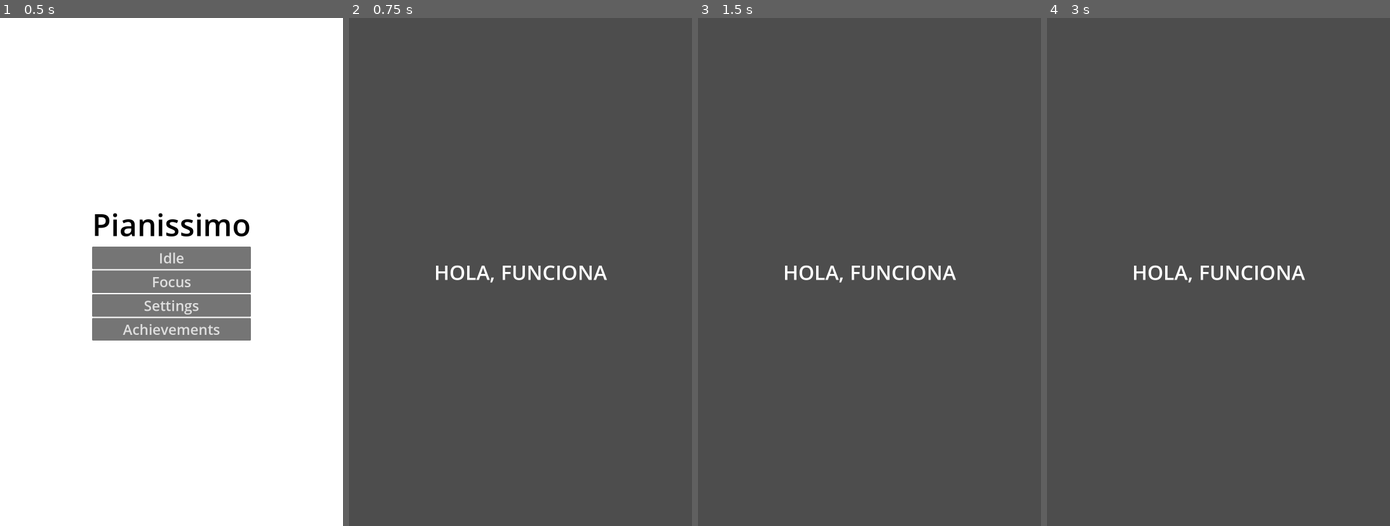
Above: before the commit, frames 1-4 (left to right).
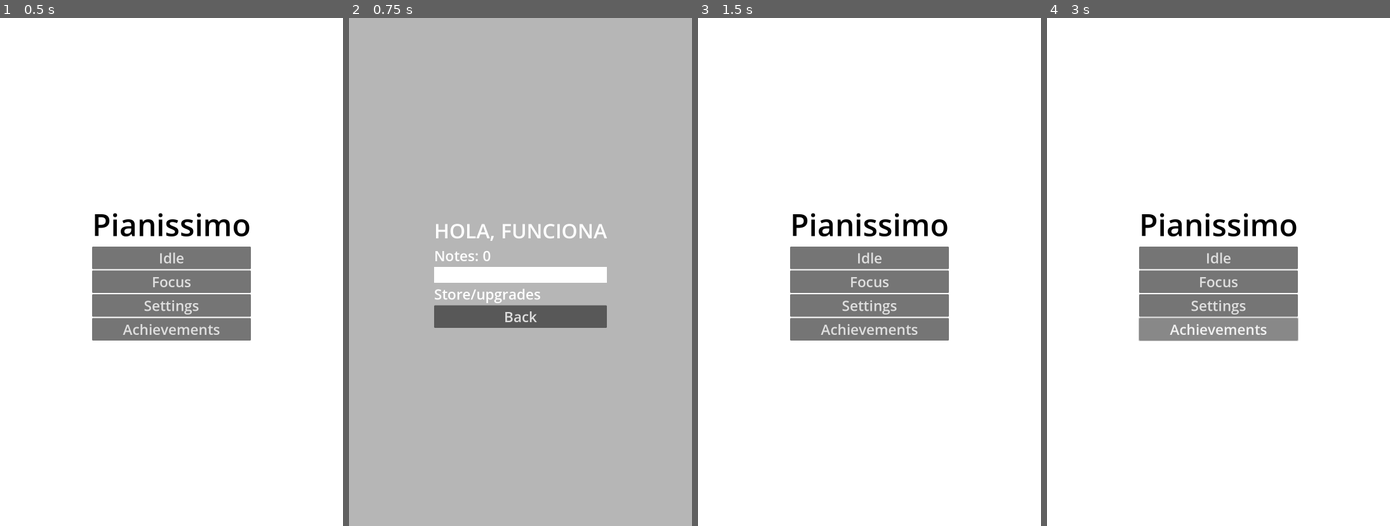
Above: after the commit, the same moments.

Repository: solsolet/MemoriaTFM
Game: Godot game, scene res://scenes/home/home.tscn
Two runs of this game, one before a commit and one after it. Both use one fixed random seed, a clock stepped at 60 frames per second and the inputs below.
Inputs (mouse positions are in pixels of both pictures, inside the frame that each line leads up to):
- Up to frame 1 (0.5 s): no input
- Up to frame 2 (0.75 s): click "Idle" at 0.5 s
- Up to frame 3 (1.5 s): click (869, 317) at 1.25 s, where only the run after the commit has a clickable "Back"
- Up to frame 4 (3 s): click (1218, 282) at 2 s, where only the run after the commit has a clickable "Focus"; click (1218, 327) at 2.75 s, where only the run after the commit has a clickable "Achievements"

Frame 1 is identical in both runs. In frame 2, 98% of the frame differs, in the area x 0-100%, y 0-100%; in frame 3, 100%; in frame 4, 100%.

Commit message:
feat: pantalla game back button

Diff:
--- a/pianissimo/assets/i18n/translations.csv
+++ b/pianissimo/assets/i18n/translations.csv
@@ -7,7 +7,8 @@
 HOME_CREDITS,Crèdits,Créditos,Credits
 INSTRUCTIONS_TITLE,"Com jugar","Cómo jugar","How to play"
 CREDITS_BODY,"[b]Fet per Gemma Sellés Lloret[/b]\n \nAlguns SFX son de Freesound sota la Llicència CC0\nAgraïments espe …(244 unchanged characters)…
-CREDITS_BUTTON,Enrere,Atrás,Back
+BACK_BUTTON,Enrere,Atrás,Back
+GAME_NOTES,Notes,Notas,Notes
 PAUSE_LABEL,Pausa,Pausa,Pause
 PAUSE_RESUME,Resume,Continua,Continua
 PAUSE_HOME,Inici,Inicio,Home
--- /dev/null
+++ b/pianissimo/scenes/game/game.gd
@@ -0,0 +1,9 @@
+extends Control
+
+@onready var notes_label: Label = $VBoxContainer/NotesLabel
+
+func _ready() -> void:
+	notes_label.text = "Notes: 0"
+
+func _on_back_button_pressed() -> void:
+	get_tree().change_scene_to_file("res://scenes/home/home.tscn")
--- a/pianissimo/scenes/game/game.tscn
+++ b/pianissimo/scenes/game/game.tscn
@@ -1,22 +1,66 @@
-[gd_scene format=3 uid="uid://cn6a42umr04wt"]
+[gd_scene load_steps=2 format=3 uid="uid://cn6a42umr04wt"]
 
-[node name="Node2D" type="Node2D"]
+[ext_resource type="Script" uid="uid://c3mwxe5vw21ye" path="res://scenes/game/game.gd" id="1_sul5r"]
 
-[node name="CanvasLayer" type="CanvasLayer" parent="."]
+[node name="Control" type="Control"]
+layout_mode = 3
+anchors_preset = 15
+anchor_right = 1.0
+anchor_bottom = 1.0
+grow_horizontal = 2
+grow_vertical = 2
+script = ExtResource("1_sul5r")
 
-[node name="Label" type="Label" parent="CanvasLayer"]
+[node name="ColorRect" type="ColorRect" parent="."]
+layout_mode = 1
+anchors_preset = 15
+anchor_right = 1.0
+anchor_bottom = 1.0
+grow_horizontal = 2
+grow_vertical = 2
+color = Color(0.7121294, 0.7121294, 0.71212935, 1)
+
+[node name="VBoxContainer" type="VBoxContainer" parent="."]
+layout_mode = 1
 anchors_preset = 8
 anchor_left = 0.5
 anchor_top = 0.5
 anchor_right = 0.5
 anchor_bottom = 0.5
-offset_left = -68.0
-offset_top = -11.5
-offset_right = 68.0
-offset_bottom = 11.5
+offset_left = -272.0
+offset_top = -175.5
+offset_right = 272.0
+offset_bottom = 175.5
 grow_horizontal = 2
 grow_vertical = 2
+
+[node name="TitleLabel" type="Label" parent="VBoxContainer"]
+layout_mode = 2
 theme_override_font_sizes/font_size = 64
 text = "HOLA, FUNCIONA"
 horizontal_alignment = 1
 vertical_alignment = 1
+
+[node name="NotesLabel" type="Label" parent="VBoxContainer"]
+auto_translate_mode = 1
+layout_mode = 2
+theme_override_font_sizes/font_size = 45
+text = "GAME_NOTES"
+
+[node name="ColorRect" type="ColorRect" parent="VBoxContainer"]
+custom_minimum_size = Vector2(20, 50)
+layout_mode = 2
+size_flags_vertical = 3
+
+[node name="Label" type="Label" parent="VBoxContainer"]
+layout_mode = 2
+theme_override_font_sizes/font_size = 45
+text = "Store/upgrades"
+
+[node name="BackButton" type="Button" parent="VBoxContainer"]
+auto_translate_mode = 1
+layout_mode = 2
+theme_override_font_sizes/font_size = 45
+text = "BACK_BUTTON"
+
+[connection signal="pressed" from="VBoxContainer/BackButton" to="." method="_on_back_button_pressed"]
Binary file changed: pianissimo/assets/i18n/translations.ca.translation
Binary file changed: pianissimo/assets/i18n/translations.en.translation
Binary file changed: pianissimo/assets/i18n/translations.es.translation
Not shown, added: pianissimo/scenes/game/game.gd.uid
